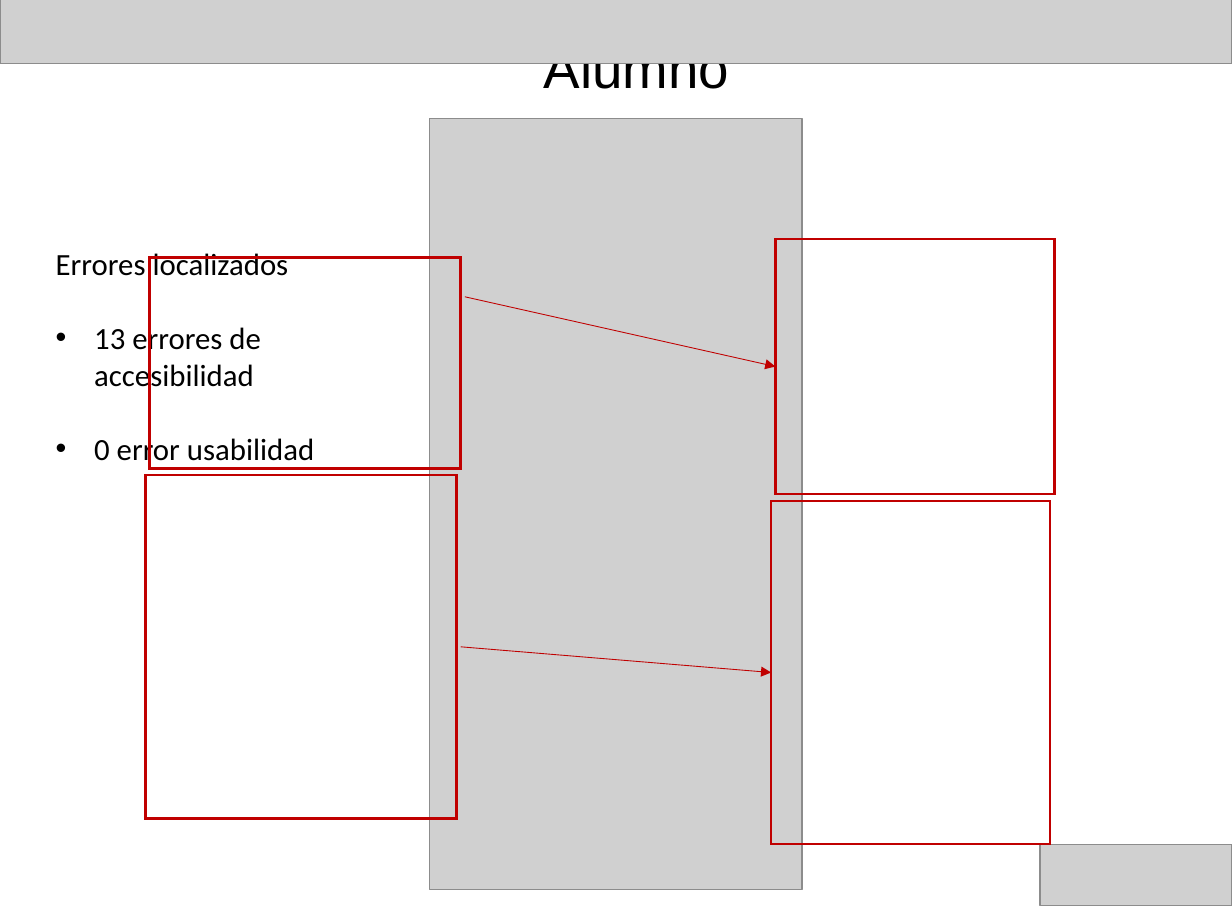
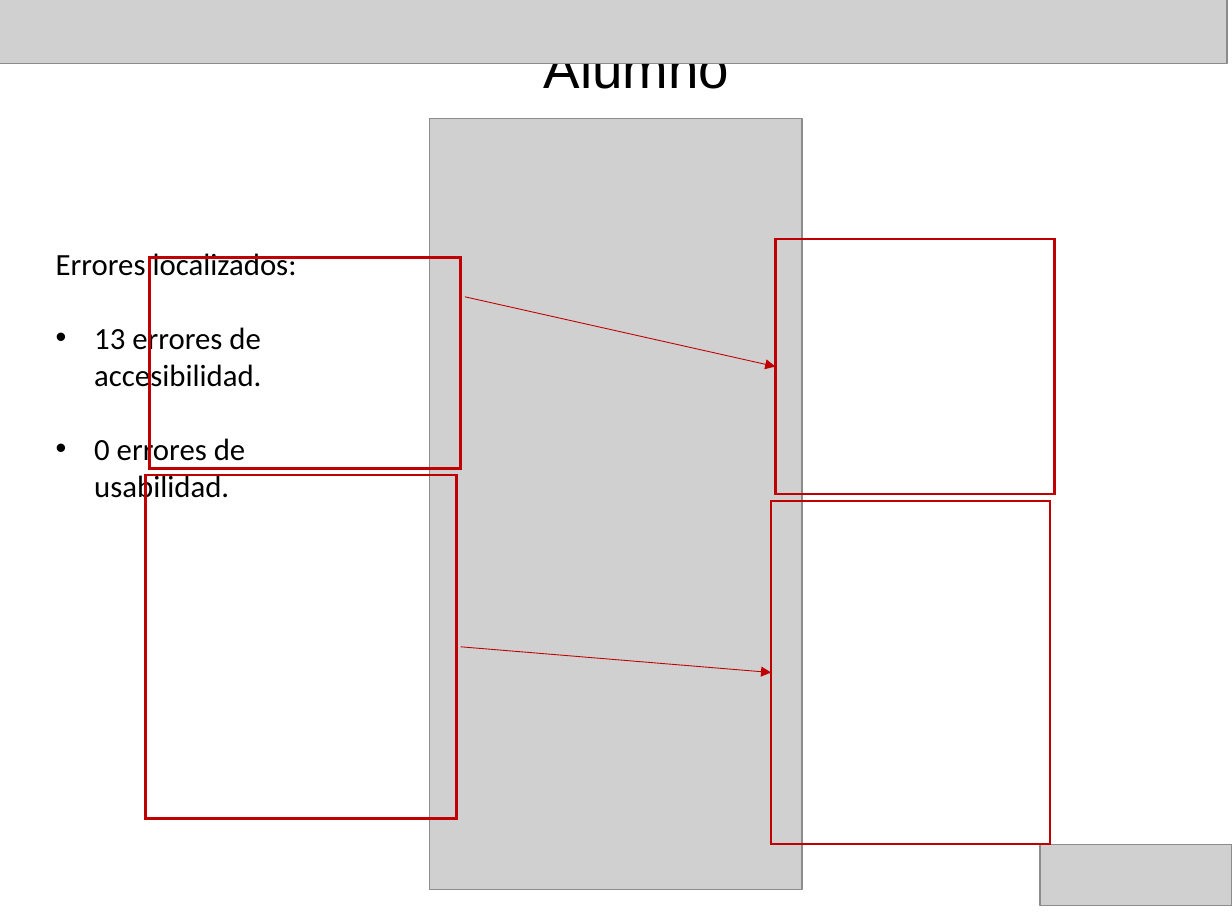
Before and after one commit to dguarch/Mindty, a slide deck: slide 6 of doc/Presentación1.pptx. Drawn at 1232x924 pixels with LibreOffice and Linux fonts; fonts in the diff are those of the drawing; grey boxes stand for pictures; background and template pictures are left out. Boxes give left, top, right and bottom in pixels: in the first picture for what was removed or moved away, otherwise in the second. Text is boxed around its words. In the diff, an @@ line names an element or a change of style, - is before the commit and + after.

Commit message:
act

```diff
--- a/doc/Presentación1.pptx
+++ b/doc/Presentación1.pptx
@@ picture: place and size @@
-picture at <box>0,0,1232,64</box>
+picture at <box>0,0,1227,64</box>
@@ text at <box>56,253,297,505</box>: text changed @@
-Errores localizados
-• 13 errores de accesibilidad
-• 0 error usabilidad
+Errores localizados:
+• 13 errores de accesibilidad.
+• 0 errores de usabilidad.
```
Also in this commit, not shown: 4 other slides changed.
